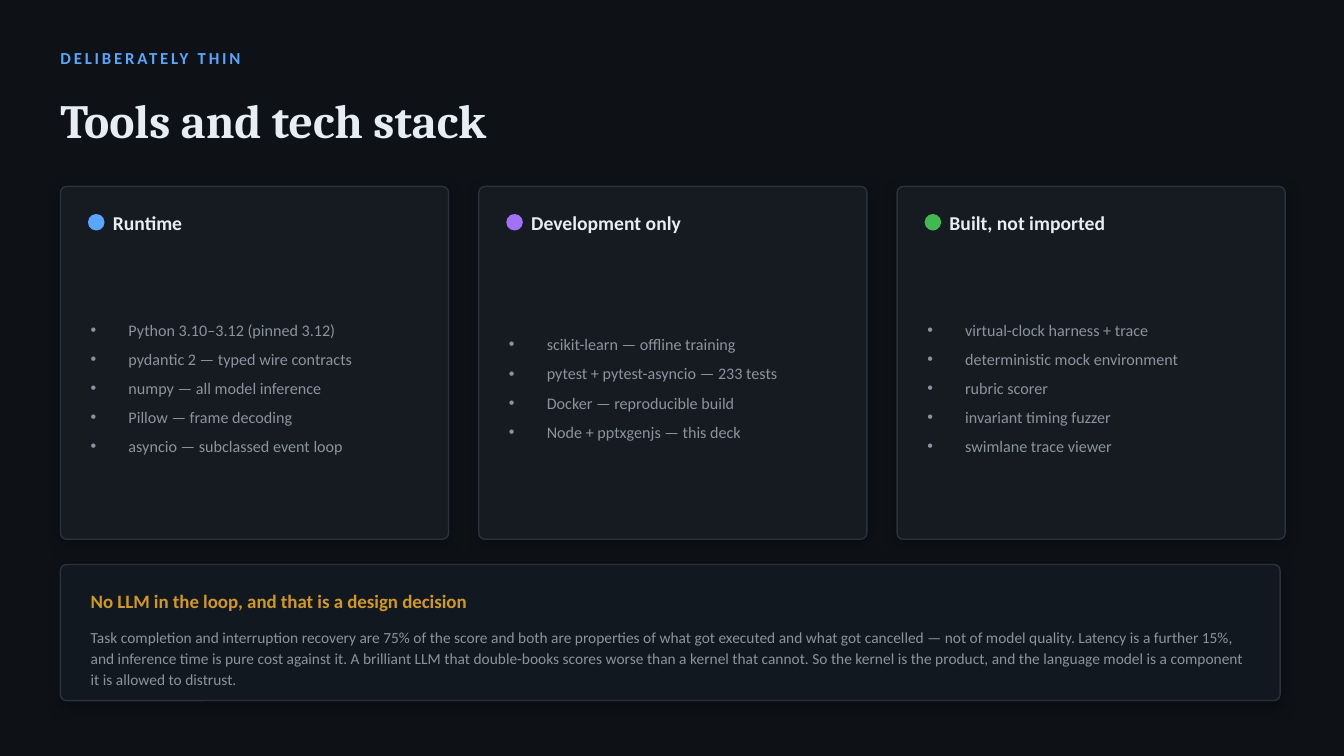
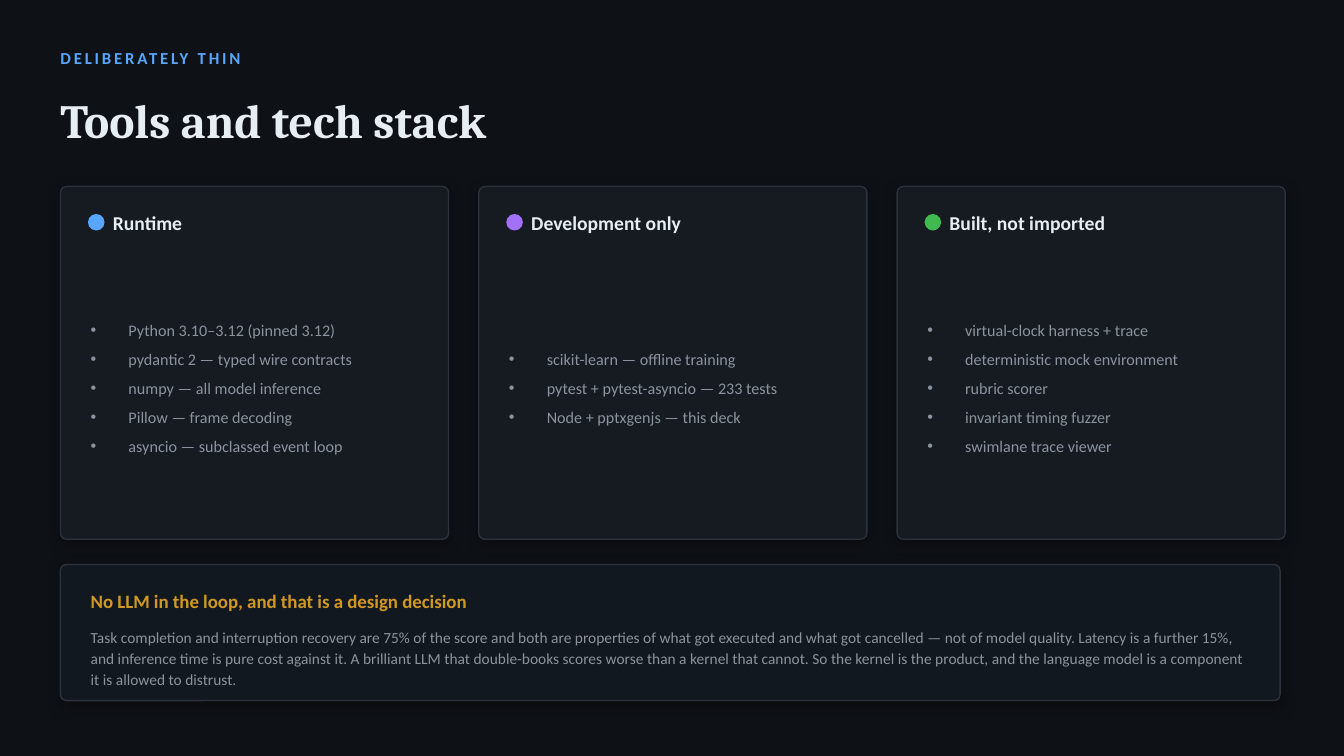
Before and after one commit to itsAryan-devop/parley, a slide deck: slide 11 of deck/ThaparPatiala_TEAM_Submission_ppt.pptx. Drawn at 1344x756 pixels with LibreOffice and Linux fonts; fonts in the diff are those of the drawing. Boxes give left, top, right and bottom in pixels: in the first picture for what was removed or moved away, otherwise in the second. Text is boxed around its words. In the diff, an @@ line names an element or a change of style, - is before the commit and + after.

Commit message:
Remove Docker entirely, and write the handoff docs
Docker is gone: Dockerfile, .dockerignore, scripts/check_dockerfile.py, and every
reference in the README, checklist, deck and demo script. Nothing in the rules
asked for it -- the submission is repo URL, demo video, deck, AI disclosure --
and leading the README with `docker build` put a daemon between a judge and the
code. The image has been deleted from this machine too.

Kept as history, not as apology: DESIGN.md §14 records why it was built, what it
cost, and the two genuine defects it surfaced that bite with no container
involved (bare `pytest` failing at collection from a clean checkout, and the
"inference needs nothing but numpy" claim being untested while the image shipped
188 MB of scikit-learn). Both fixes stay.

Three new documents, written so a fresh session can continue without this
conversation:

  HANDOFF.md            entry point. Current state, what is built, what remains,
                        and an explicit section on what the voice path does and
                        does NOT do -- we vendored a pre-trained Vosk model and
                        built a streaming wrapper around it; we did not train
                        any speech model, and should not claim to.

  docs/CODE_MAP.md      where everything lives and why, for someone who needs to
                        change one thing without reading six thousand lines.
                        Includes the rules that must not be broken (cancel
                        before mutating; intent stays out of the idempotency
                        key) and how to add a scenario, a kind, a tool.

  docs/STATE_OF_PLAY.md session-by-session narrative, newest first, so a
                        deliberate decision is distinguishable from an accident.

Also fixed a dangling link: DESIGN.md had pointed at ARCHITECTURE.md, which has
never existed. It points at CODE_MAP.md now.

30/30 at mean 109.2, 348 tests, unchanged by any of this.

```diff
--- a/deck/ThaparPatiala_TEAM_Submission_ppt.pptx
+++ b/deck/ThaparPatiala_TEAM_Submission_ppt.pptx
@@ text at [547,398,734,412]: paragraph removed @@
-• Docker — reproducible build
```
Also in this commit, not shown: 14 other files.
